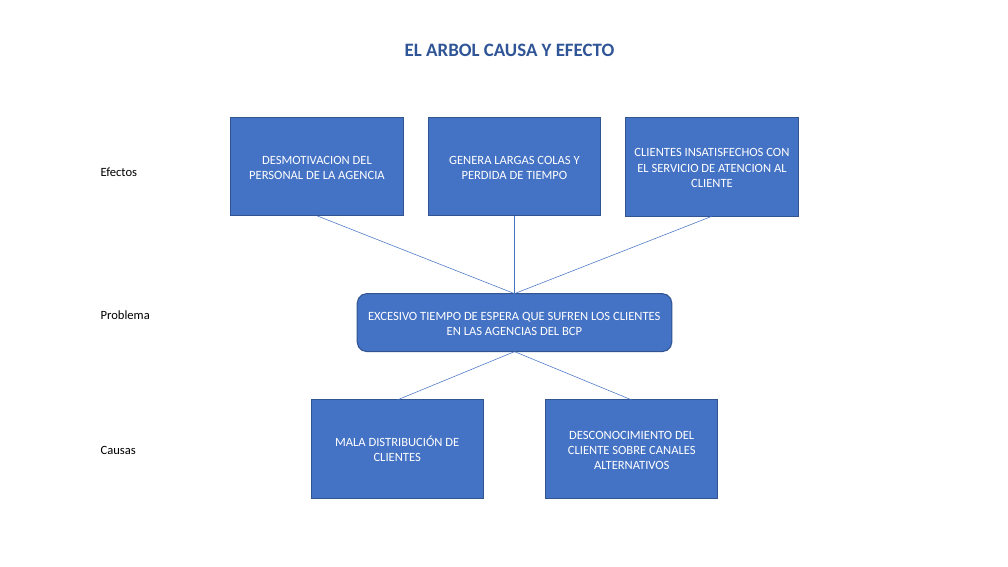
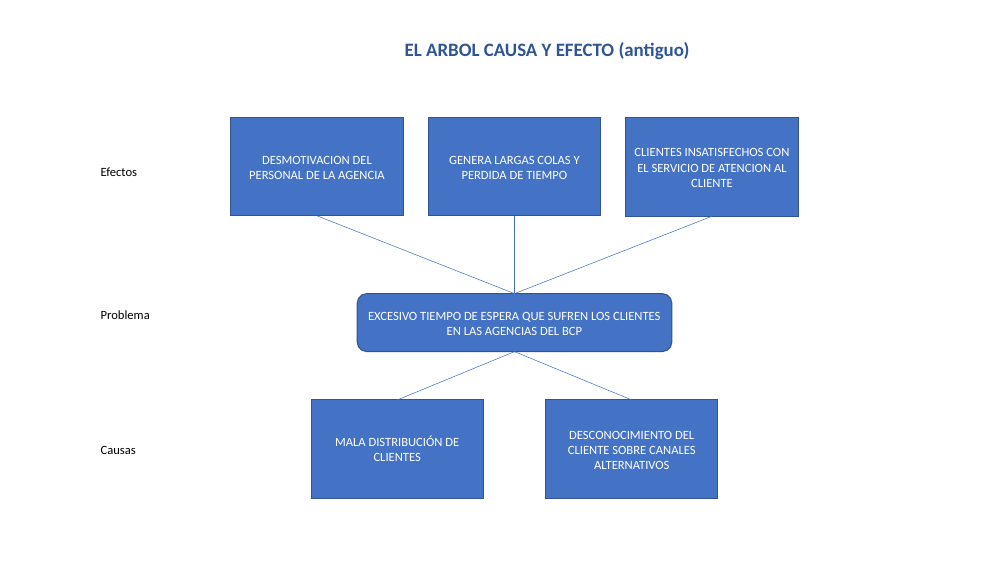
Before and after one commit to hectorhuamanflores/otros, a slide deck: slide 2 of tesis1/arbolCausaefecto.pptx (slide 1 before the commit). Drawn at 1008x567 pixels with LibreOffice and Linux fonts; fonts in the diff are those of the drawing. Boxes give left, top, right and bottom in pixels: in the first picture for what was removed or moved away, otherwise in the second. Text is boxed around its words. In the diff, an @@ line names an element or a change of style, - is before the commit and + after.

Commit message:
se modifico el arbol causa efecto

```diff
--- a/tesis1/arbolCausaefecto.pptx
+++ b/tesis1/arbolCausaefecto.pptx
@@ text at (405,42,690,59): text changed @@
-EL ARBOL CAUSA Y EFECTO
+EL ARBOL CAUSA Y EFECTO (antiguo)
```
Also in this commit, not shown: 2 slides added.
